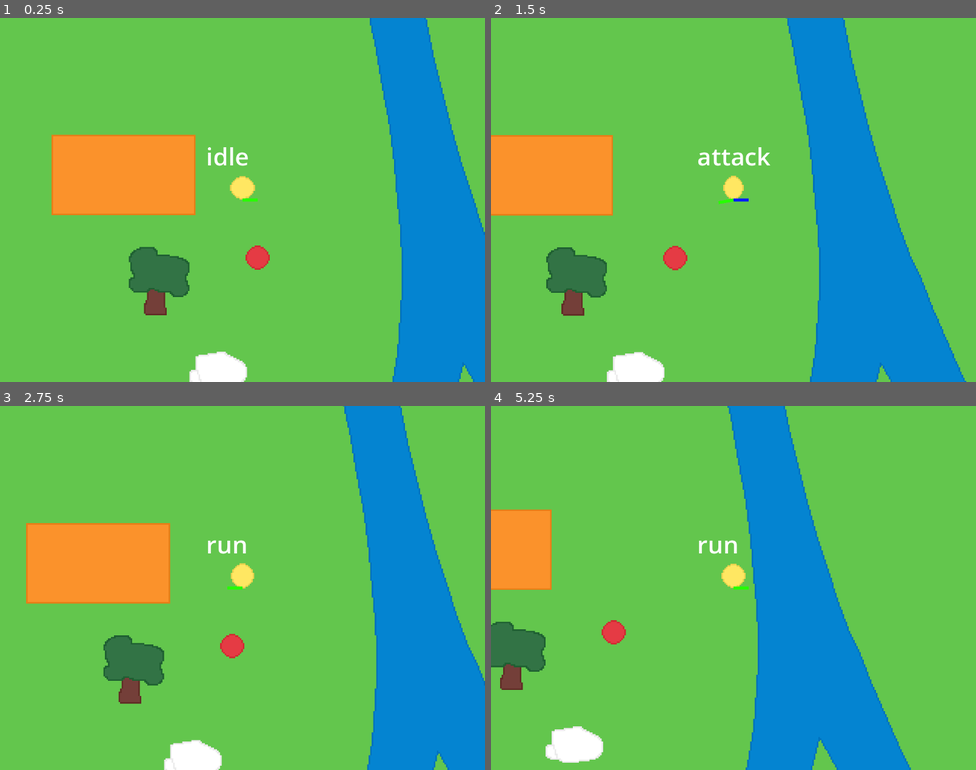
Above: before the commit, frames 1-4 (two rows, left to right).
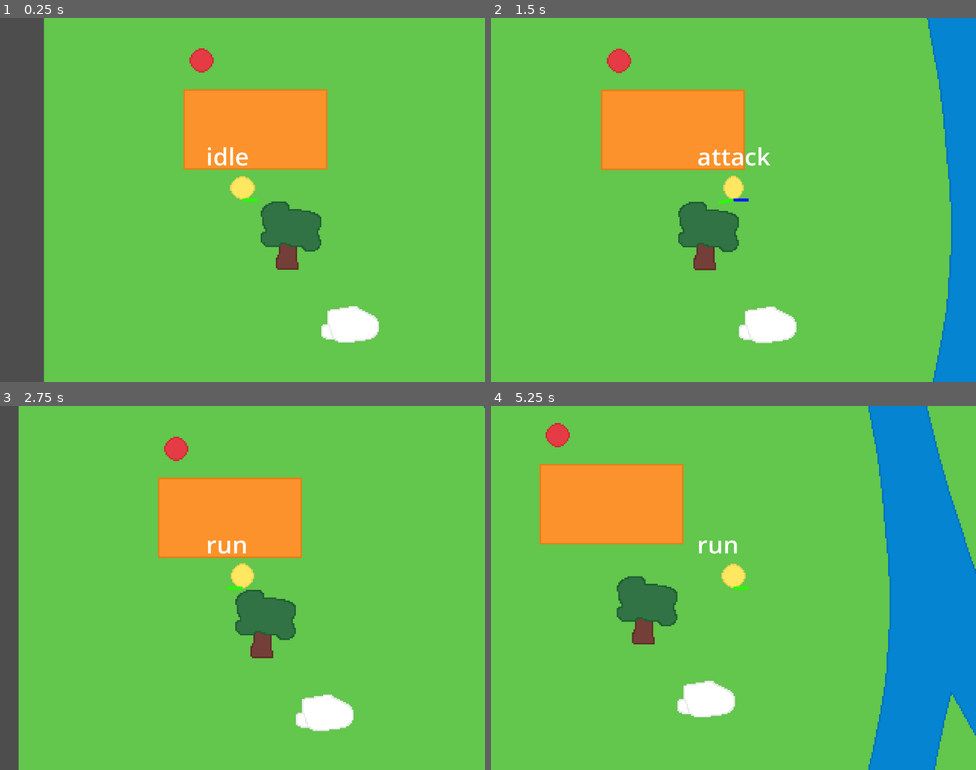
Above: after the commit, the same moments.

Repository: e-Forest/prototype_combat
Game: Godot game, scene res://scn/game.tscn
Same seed, same stepped clock (60 frames per second), same inputs: the game is played once before the commit and once after it.
Inputs (mouse positions are in pixels of both pictures, inside the frame that each line leads up to):
- Up to frame 1 (0.25 s): no input
- Up to frame 2 (1.5 s): tap Enter at 0.5 s; move the mouse to (840, 181) at 0.52 s; press the mouse at (840, 181) at 0.53 s; hold D (east) from 0.53 s (still down); tap W (north) at 0.77 s; move the mouse to (636, 218) at 1.27 s; release the mouse at (636, 218) at 1.28 s; click (636, 218) at 1.35 s
- Up to frame 3 (2.75 s): tap W (north) at 1.52 s; move the mouse to (291, 507) at 2.02 s; release D (east) at 2.03 s; press the mouse at (291, 507) at 2.03 s; hold A (west) from 2.03 s (still down)
- Up to frame 4 (5.25 s): move the mouse to (709, 660) at 2.77 s; release A (west) at 2.78 s; release the mouse at (709, 660) at 2.78 s; hold D (east) 2.78-4.28 s; click (709, 660) at 2.85 s; tap W (north) at 3.02, 3.77, 4.52 s; move the mouse to (879, 642) at 3.52 s; press the mouse at (879, 642) at 3.53 s; move the mouse to (588, 533) at 4.27 s; release the mouse at (588, 533) at 4.28 s; hold A (west) 4.28-5.03 s; click (588, 533) at 4.35 s; move the mouse to (757, 588) at 5.02 s; press the mouse at (757, 588) at 5.03 s; hold D (east) from 5.03 s (still down)

The runs differ from the first frame. In frame 1, 42% of the frame differs, in the area x 0-100%, y 0-100%; in frame 2, 41%; in frame 3, 39%; in frame 4, 47%.
Error after the commit: Invalid call. Nonexistent function 'set_target_location' in base 'NavigationAgent2D'. (res://src/npc.gd:15)

Commit message:
navigation funktioniert grob

Diff:
--- a/scn/creature.tscn
+++ b/scn/creature.tscn
@@ -1,43 +1,13 @@
 [gd_scene load_steps=4 format=3 uid="uid://dwhxtbtmxuej"]
 
 [ext_resource type="Texture2D" uid="uid://3ammxum5hhkm" path="res://ass/creature.png" id="1_7yfek"]
-
-[sub_resource type="GDScript" id="GDScript_3a0j5"]
-script/source = "extends CharacterBody2D
-
-
-const SPEED = 300.0
-const JUMP_VELOCITY = -400.0
-
-# Get the gravity from the project settings to be synced with RigidBody nodes.
-var gravity = ProjectSettings.get_setting(\"physics/2d/default_gravity\")
-
-
-func _physics_process(delta):
-	# Add the gravity.
-	if not is_on_floor():
-		velocity.y += gravity * delta
-
-	# Handle Jump.
-	if Input.is_action_just_pressed(\"ui_accept\") and is_on_floor():
-		velocity.y = JUMP_VELOCITY
-
-	# Get the input direction and handle the movement/deceleration.
-	# As good practice, you should replace UI actions with custom gameplay actions.
-	var direction = Input.get_axis(\"ui_left\", \"ui_right\")
-	if direction:
-		velocity.x = direction * SPEED
-	else:
-		velocity.x = move_toward(velocity.x, 0, SPEED)
-
-	move_and_slide()
-"
+[ext_resource type="Script" path="res://src/npc.gd" id="1_ibttp"]
 
 [sub_resource type="CircleShape2D" id="CircleShape2D_b7t7i"]
 radius = 8.0
 
 [node name="Creature" type="CharacterBody2D"]
-script = SubResource("GDScript_3a0j5")
+script = ExtResource("1_ibttp")
 
 [node name="Skin" type="Sprite2D" parent="."]
 position = Vector2(0, -8)
@@ -46,3 +16,11 @@
 [node name="CollisionShape2d" type="CollisionShape2D" parent="."]
 position = Vector2(0, -8)
 shape = SubResource("CircleShape2D_b7t7i")
+
+[node name="NavigationAgent2d" type="NavigationAgent2D" parent="."]
+path_desired_distance = 30.0
+
+[node name="Timer" type="Timer" parent="."]
+autostart = true
+
+[connection signal="velocity_computed" from="NavigationAgent2d" to="." method="_on_navigation_agent_2d_velocity_computed"]
--- a/scn/game.tscn
+++ b/scn/game.tscn
@@ -1,39 +1,63 @@
-[gd_scene load_steps=7 format=3 uid="uid://c53wd7h3ul7pv"]
+[gd_scene load_steps=10 format=3 uid="uid://c53wd7h3ul7pv"]
 
 [ext_resource type="Script" path="res://src/game.gd" id="1_2ucn0"]
-[ext_resource type="PackedScene" path="res://scn/player.tscn" id="1_nds0b"]
-[ext_resource type="PackedScene" uid="uid://dwhxtbtmxuej" path="res://scn/creature.tscn" id="2_gv75x"]
+[ext_resource type="PackedScene" uid="uid://di0pb23hwj7qv" path="res://scn/player.tscn" id="1_nds0b"]
 [ext_resource type="Texture2D" uid="uid://cov76cerej4mj" path="res://ass/map1.png" id="2_jgnvy"]
+[ext_resource type="PackedScene" uid="uid://cfyi60se7jt3d" path="res://scn/npc.tscn" id="3_qpunm"]
 [ext_resource type="Script" path="res://src/hud.gd" id="4_0hsi7"]
+
+[sub_resource type="NavigationPolygon" id="NavigationPolygon_gxdho"]
+vertices = PackedVector2Array(99, 149, 55, 149, 47, 126, 47, 104, 63, 56, 180, -52, 173, 262, 97, 169, 63, -4, -95, -47, -35, -3, -76, 273, -35, 55, 54, 169, 21, 125, 23, 103)
+polygons = [PackedInt32Array(0, 1, 2, 3, 4, 5), PackedInt32Array(0, 5, 6, 7), PackedInt32Array(5, 4, 8), PackedInt32Array(9, 5, 8, 10), PackedInt32Array(11, 9, 10, 12), PackedInt32Array(7, 6, 11, 13), PackedInt32Array(13, 11, 12, 14), PackedInt32Array(12, 4, 3, 15), PackedInt32Array(14, 2, 1, 13), PackedInt32Array(14, 12, 15)]
+outlines = [PackedVector2Array(-95, -47, 180, -52, 173, 262, -76, 273), PackedVector2Array(-35, -3, 63, -4, 63, 56, -35, 55), PackedVector2Array(23, 103, 47, 104, 47, 126, 21, 125), PackedVector2Array(55, 149, 99, 149, 97, 169, 54, 169)]
 
 [sub_resource type="RectangleShape2D" id="RectangleShape2D_ndssk"]
 size = Vector2(94, 54)
+
+[sub_resource type="CircleShape2D" id="CircleShape2D_kpo6e"]
+
+[sub_resource type="RectangleShape2D" id="RectangleShape2D_aah4x"]
+size = Vector2(39, 15)
 
 [node name="Game" type="Node2D"]
 script = ExtResource("1_2ucn0")
 
 [node name="World" type="Node2D" parent="."]
 
-[node name="Ground" type="Sprite2D" parent="World"]
+[node name="NavigationRegion2d" type="NavigationRegion2D" parent="World"]
+navpoly = SubResource("NavigationPolygon_gxdho")
+
+[node name="Ground" type="Sprite2D" parent="World/NavigationRegion2d"]
 position = Vector2(-125, -130)
 texture = ExtResource("2_jgnvy")
 centered = false
 
-[node name="house" type="StaticBody2D" parent="World/Ground"]
+[node name="house" type="StaticBody2D" parent="World/NavigationRegion2d/Ground"]
+position = Vector2(140, 156)
 
-[node name="CollisionShape2d" type="CollisionShape2D" parent="World/Ground/house"]
-position = Vector2(139, 156)
+[node name="CollisionShape2d" type="CollisionShape2D" parent="World/NavigationRegion2d/Ground/house"]
 shape = SubResource("RectangleShape2D_ndssk")
 
-[node name="Player" parent="World" instance=ExtResource("1_nds0b")]
-position = Vector2(93, 43)
+[node name="tree" type="StaticBody2D" parent="World/NavigationRegion2d/Ground"]
+position = Vector2(160, 244)
 
-[node name="Camera2d" type="Camera2D" parent="World/Player"]
+[node name="CollisionShape2d" type="CollisionShape2D" parent="World/NavigationRegion2d/Ground/tree"]
+shape = SubResource("CircleShape2D_kpo6e")
+
+[node name="stone" type="StaticBody2D" parent="World/NavigationRegion2d/Ground"]
+position = Vector2(202, 289)
+
+[node name="CollisionShape2d" type="CollisionShape2D" parent="World/NavigationRegion2d/Ground/stone"]
+shape = SubResource("RectangleShape2D_aah4x")
+
+[node name="Npc" parent="World/NavigationRegion2d" instance=ExtResource("3_qpunm")]
+position = Vector2(-21, -11)
+
+[node name="Player" parent="World/NavigationRegion2d" instance=ExtResource("1_nds0b")]
+position = Vector2(6, 73)
+
+[node name="Camera2d" type="Camera2D" parent="World/NavigationRegion2d/Player"]
 current = true
-
-[node name="Creature" parent="World" instance=ExtResource("2_gv75x")]
-position = Vector2(103, 89)
-script = null
 
 [node name="Hud" type="CanvasLayer" parent="."]
 script = ExtResource("4_0hsi7")
--- /dev/null
+++ b/scn/npc.tscn
@@ -0,0 +1,21 @@
+[gd_scene load_steps=4 format=3 uid="uid://cfyi60se7jt3d"]
+
+[ext_resource type="Script" path="res://src/npc.gd" id="1_bx4xc"]
+[ext_resource type="Texture2D" uid="uid://3ammxum5hhkm" path="res://ass/creature.png" id="2_x34hu"]
+
+[sub_resource type="CircleShape2D" id="CircleShape2D_nog8t"]
+radius = 2.0
+
+[node name="Npc" type="CharacterBody2D"]
+script = ExtResource("1_bx4xc")
+
+[node name="Skin" type="Sprite2D" parent="."]
+position = Vector2(0, -8)
+texture = ExtResource("2_x34hu")
+
+[node name="CollisionShape2d" type="CollisionShape2D" parent="."]
+position = Vector2(0, -2)
+shape = SubResource("CircleShape2D_nog8t")
+
+[node name="NavAgent" type="NavigationAgent2D" parent="."]
+avoidance_enabled = true
--- a/scn/player.tscn
+++ b/scn/player.tscn
@@ -5,8 +5,8 @@
 [ext_resource type="Script" path="res://src/state_machine.gd" id="3_8tomb"]
 [ext_resource type="Script" path="res://src/hit_box.gd" id="4_raxma"]
 
-[sub_resource type="CircleShape2D" id="CircleShape2D_upy8v"]
-radius = 8.0
+[sub_resource type="CircleShape2D" id="CircleShape2D_wdhh2"]
+radius = 2.0
 
 [sub_resource type="Animation" id="Animation_e64y2"]
 length = 0.001
@@ -87,12 +87,12 @@
 [sub_resource type="CircleShape2D" id="CircleShape2D_fvx33"]
 radius = 5.0
 
-[node name="Player" type="CharacterBody2D"]
+[node name="Player" type="CharacterBody2D" groups=["player"]]
 script = ExtResource("1_wl4ff")
 
 [node name="shape" type="CollisionShape2D" parent="."]
-position = Vector2(0, -8)
-shape = SubResource("CircleShape2D_upy8v")
+position = Vector2(0, -2)
+shape = SubResource("CircleShape2D_wdhh2")
 
 [node name="Skin" type="Sprite2D" parent="."]
 position = Vector2(0, -8)
--- /dev/null
+++ b/src/npc.gd
@@ -0,0 +1,23 @@
+extends CharacterBody2D
+
+
+const SPEED = 50.0
+@onready var nav_agent = $NavAgent as NavigationAgent2D
+@onready var timer = $Timer as Timer
+
+var player:Player
+
+func _ready():
+	player = get_tree().get_nodes_in_group("player")[0]
+	nav_agent.velocity_computed.connect(_on_velocity_computed)
+
+func _physics_process(delta):
+	nav_agent.set_target_location(player.global_position)
+	if nav_agent.is_target_reachable():
+		var next_location = nav_agent.get_next_location()
+		nav_agent.set_velocity(global_position.direction_to(next_location) * SPEED)
+
+
+func _on_velocity_computed(safe_velocity):
+	velocity = safe_velocity
+	move_and_slide()
